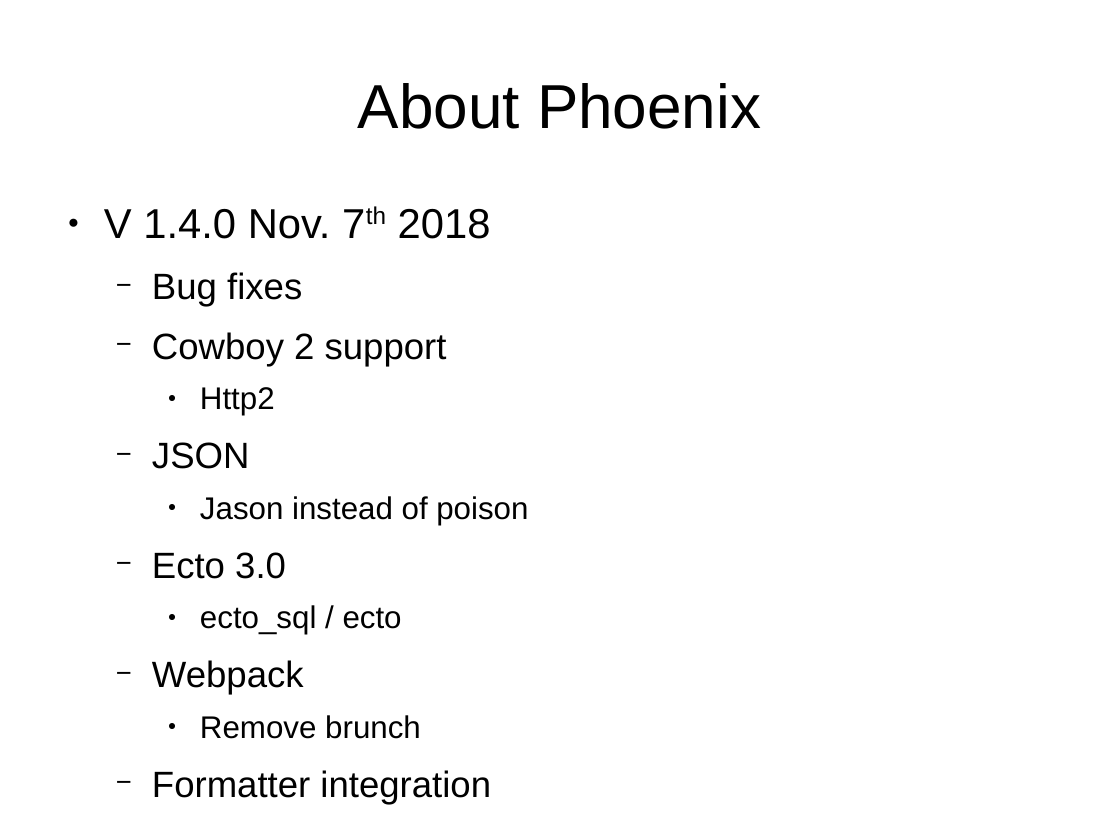
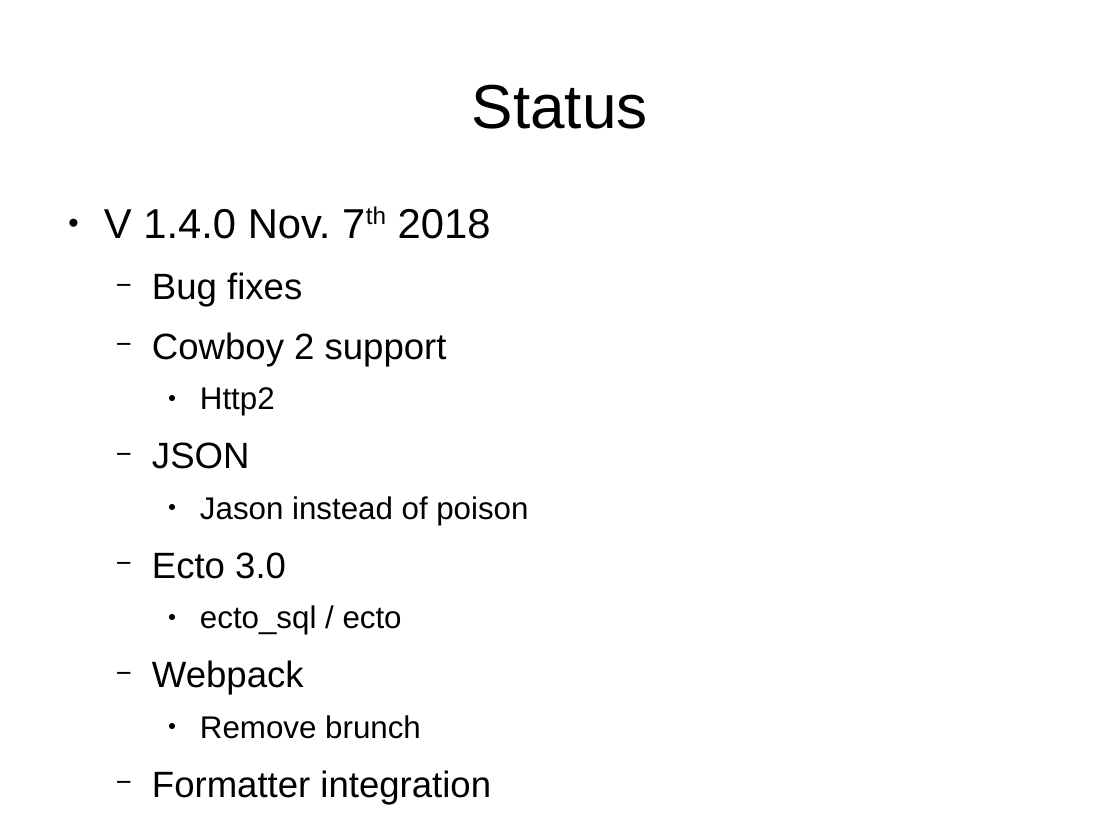
Before and after one commit to ramortegui/talks, a slide deck: slide 7 of odps/working_with_phoenix.odp (slide 3 before the commit). Drawn at 1120x840 pixels with LibreOffice and Linux fonts; fonts in the diff are those of the drawing. Boxes give left, top, right and bottom in pixels: in the first picture for what was removed or moved away, otherwise in the second. Text is boxed around its words. In the diff, an @@ line names an element or a change of style, - is before the commit and + after.

```diff
--- a/odps/working_with_phoenix.odp
+++ b/odps/working_with_phoenix.odp
@@ title at [472,84,648,129]: text changed @@
-About Phoenix
+Status
```
Also in this commit, not shown: 7 other slides changed, 22 slides added, 1 slide removed.
